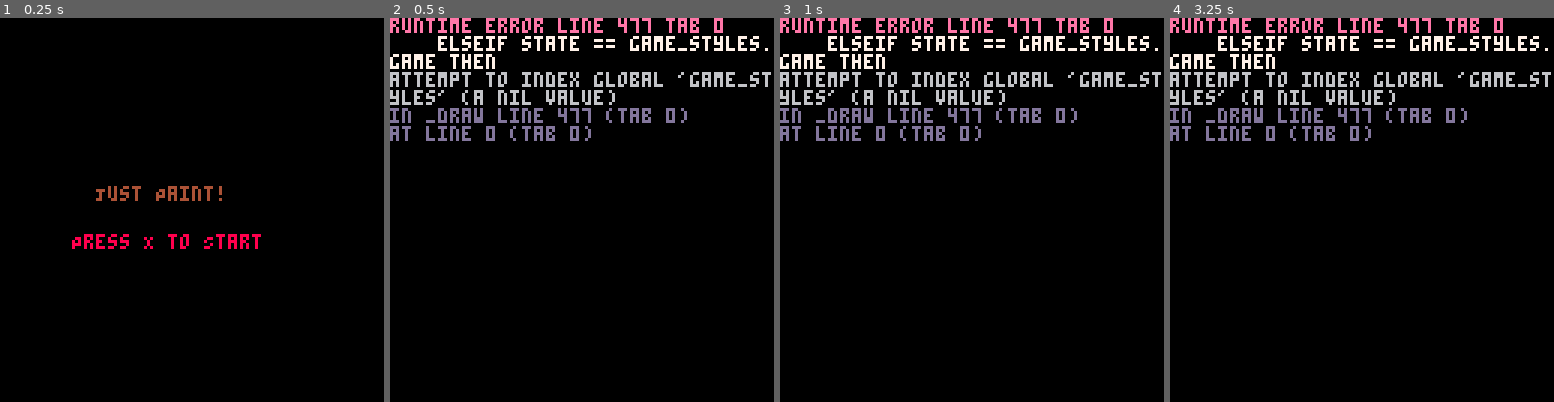
Above: before the commit, frames 1-4 (left to right).
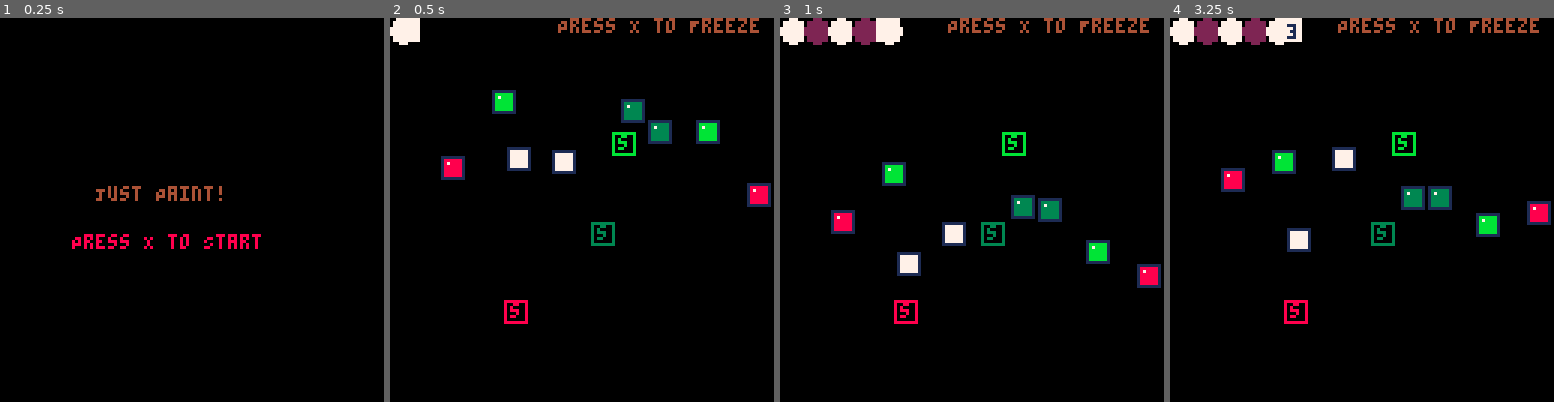
Above: after the commit, the same moments.

Repository: franklant/COMP440_Assignment_3_Repo
Game: PICO-8 cartridge pico_puzzle_game_wip.p8
The game is run twice, just before and just after one commit, with the same random seed, the same clock (stepped at 60 frames per second) and the same inputs.
Inputs:
- Up to frame 1 (0.25 s): no input
- Up to frame 2 (0.5 s): tap X (X key) at 0.33 s
- Up to frame 3 (1 s): no input
- Up to frame 4 (3.25 s): tap X (X key) at 1.07, 1.85, 2.97 s

Frame 1 is identical in both runs. In frame 2, 12% of the frame differs, in the area x 0-100%, y 0-80%; in frame 3, 13%; in frame 4, 13%.
Error before the commit: runtime error line 477 tab 0; elseif state == game_styles.game then; attempt to index global 'game_styles' (a nil value)

Commit message:
Fixed a variable name error "game_styles" to "game_states"

Diff:
--- a/pico_puzzle_game_wip.p8
+++ b/pico_puzzle_game_wip.p8
@@ -477,7 +477,7 @@
     -- handle states
     if state == game_states.menu then
         draw_menu_state()
-    elseif state == game_styles.game then
+    elseif state == game_states.game then
         draw_game_state()
     end
 end
